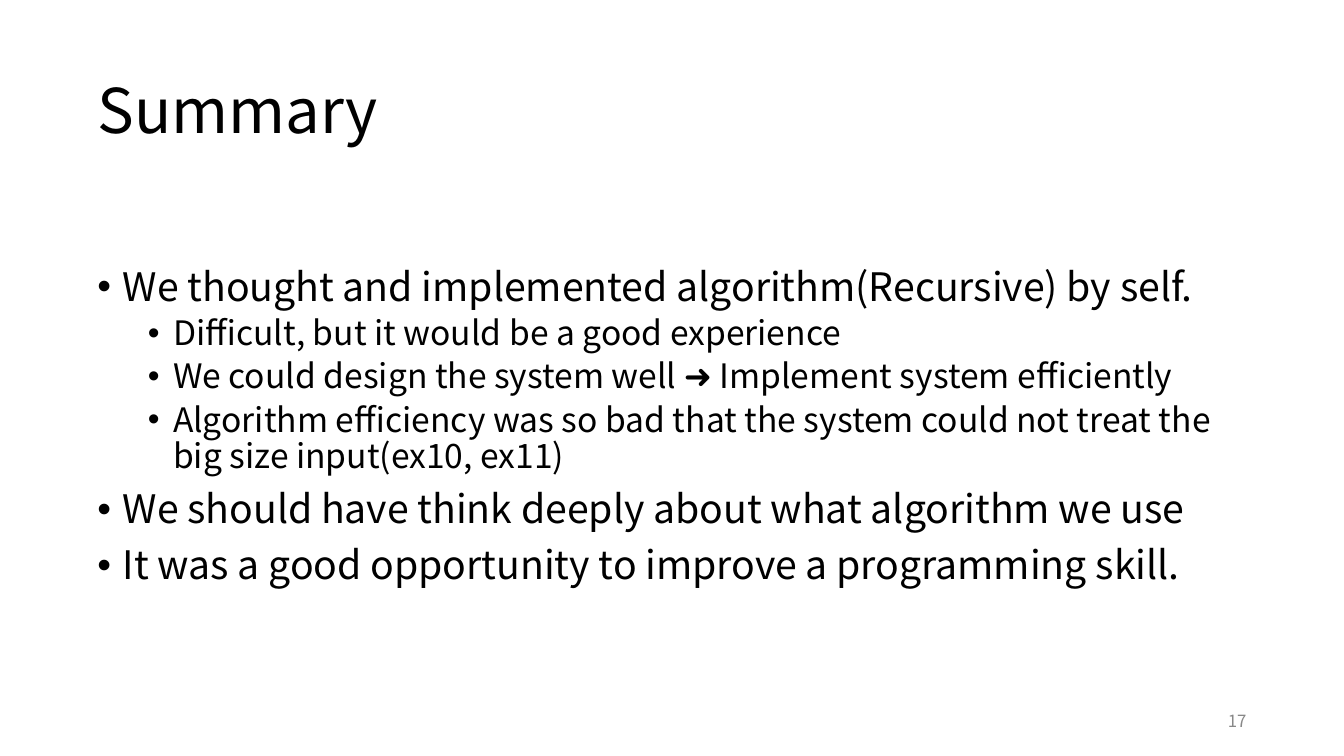
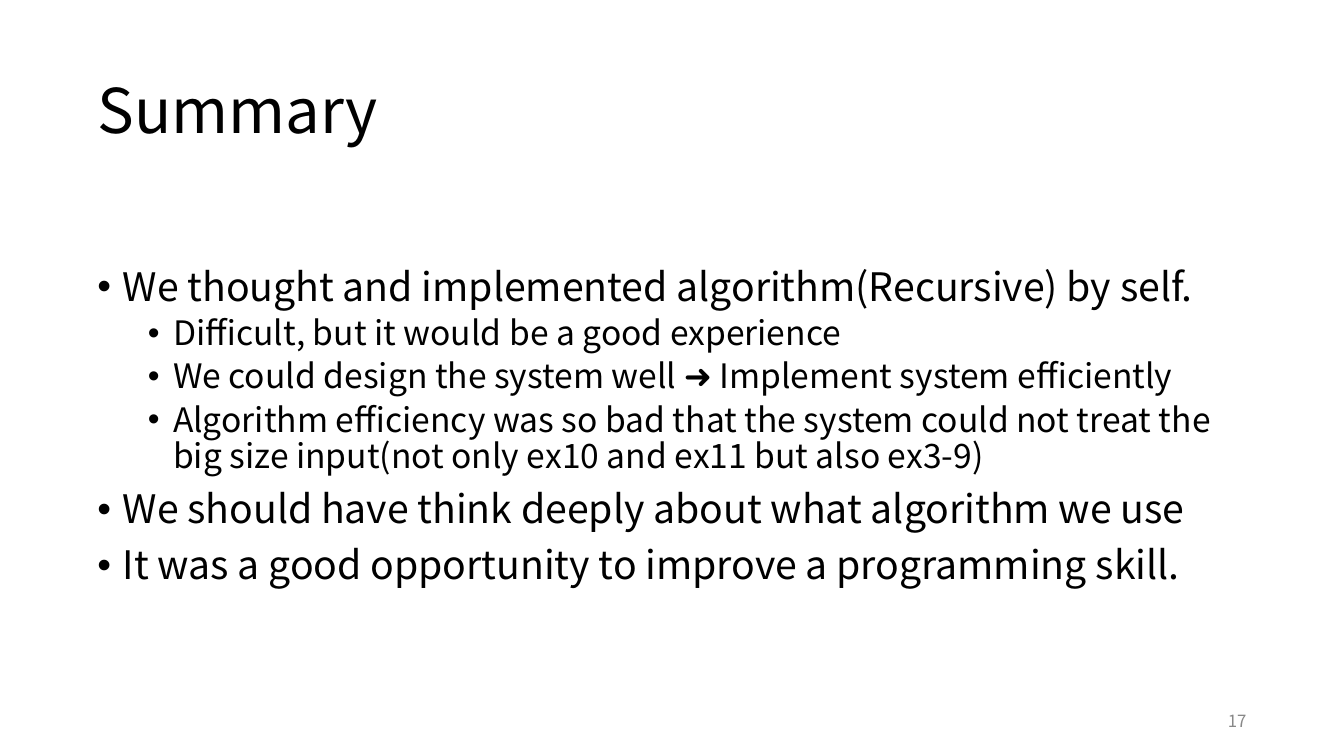
Before and after one commit to ie03-aizu-2019/ie03project-skys, a slide deck: slide 17 of Reports/final2.pptx. Drawn at 1344x756 pixels with LibreOffice and Linux fonts; fonts in the diff are those of the drawing. Boxes give left, top, right and bottom in pixels: in the first picture for what was removed or moved away, otherwise in the second. Text is boxed around its words. In the diff, an @@ line names an element or a change of style, - is before the commit and + after.

```diff
--- a/Reports/final2.pptx
+++ b/Reports/final2.pptx
@@ text at (173, 405, 1211, 477): text changed @@
-  • Algorithm efficiency was so bad that the system could not treat the big size input(ex10, ex11)
+  • Algorithm efficiency was so bad that the system could not treat the big size input(not only ex10 and ex11 but also ex3-9)
```
Also in this commit, not shown: 6 other slides changed, 1 other file.
